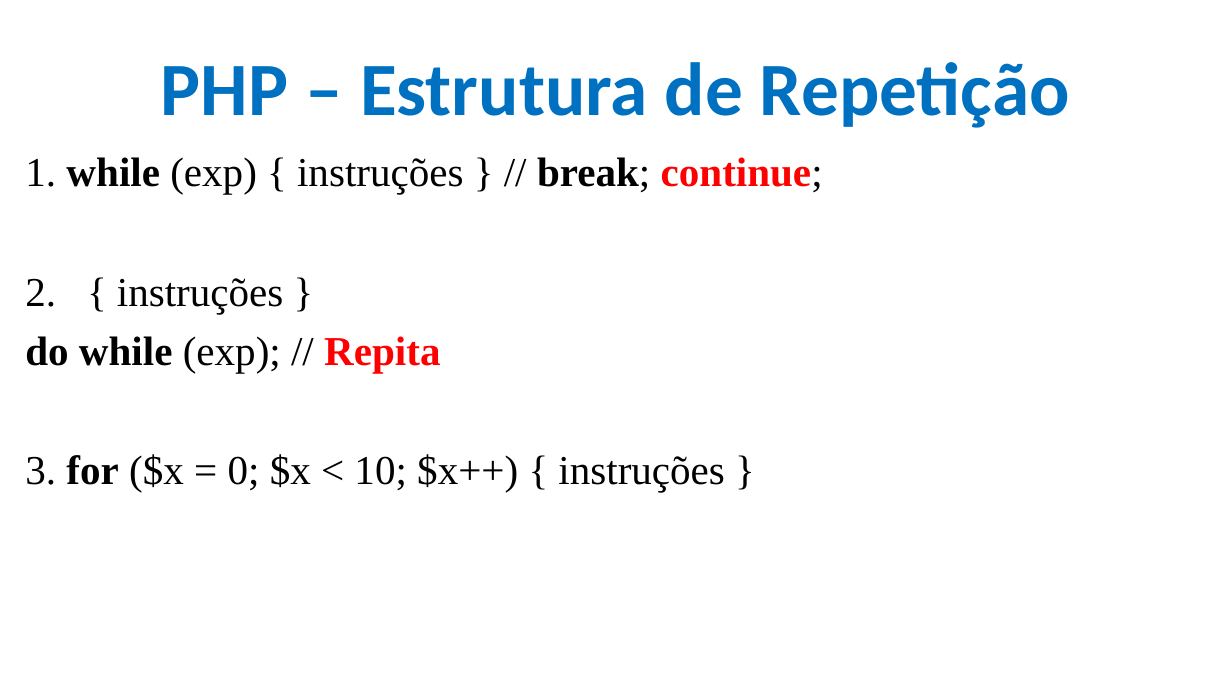
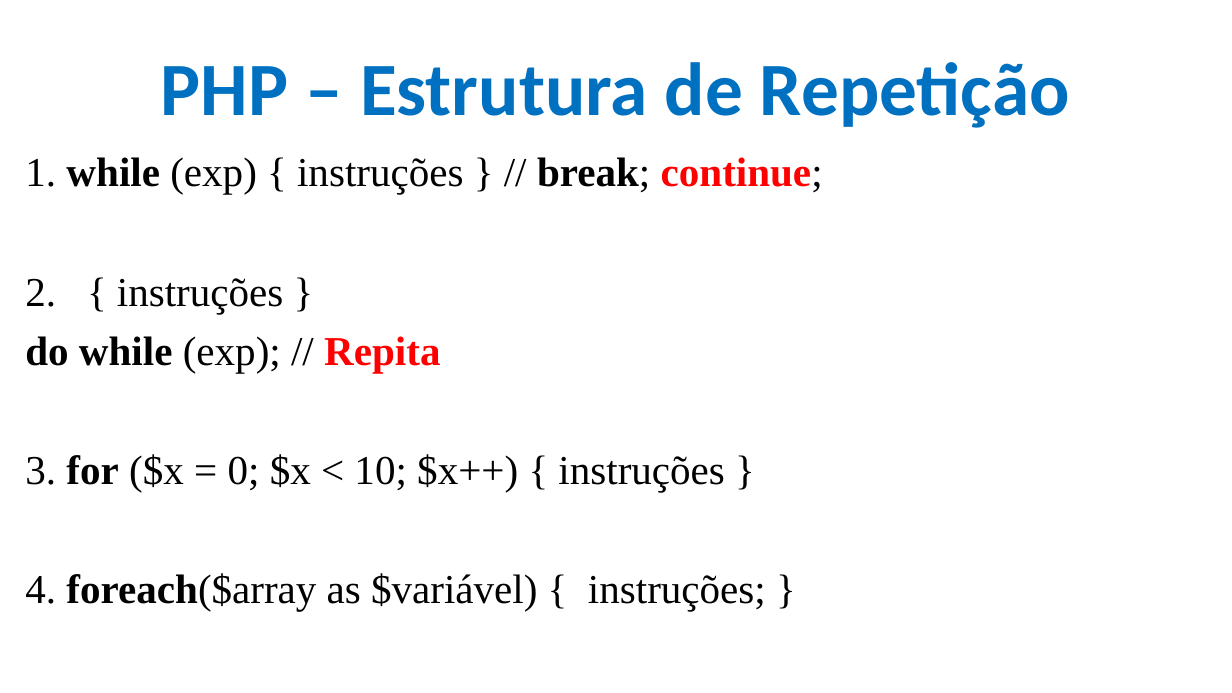
Before and after one commit to CloudEducationBrazil/WydenDesenvolvimentoWebPHP, a slide deck: slide 47 of 01 Classes/Aula 12 e 13 Desenvolvimento Web PHP - PHP.pptx (slide 31 before the commit). Drawn at 1232x693 pixels with LibreOffice and Linux fonts; fonts in the diff are those of the drawing; background and template pictures are left out. Boxes give left, top, right and bottom in pixels: in the first picture for what was removed or moved away, otherwise in the second. Text is boxed around its words. In the diff, an @@ line names an element or a change of style, - is before the commit and + after.

```diff
--- a/01 Classes/Aula 12 e 13 Desenvolvimento Web PHP - PHP.pptx
+++ b/01 Classes/Aula 12 e 13 Desenvolvimento Web PHP - PHP.pptx
@@ text at [25, 573, 766, 611]: paragraph added @@
+4. foreach($array as $variável) { instruções; }
```
Also in this commit, not shown: 5 other slides changed, 17 slides added.
